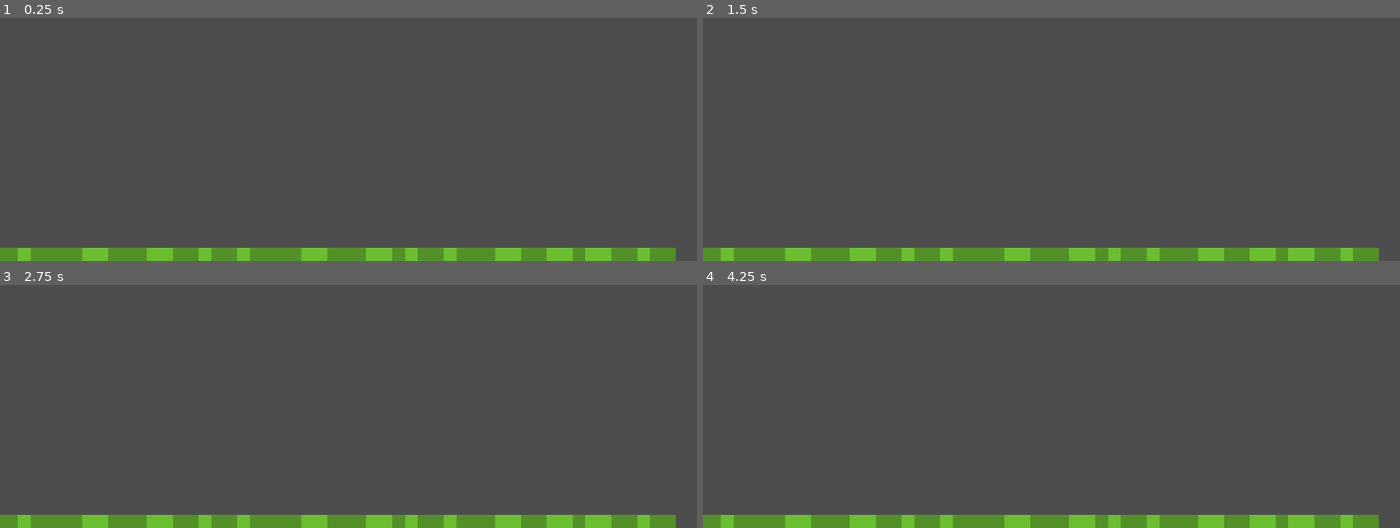
Above: before the commit, frames 1-4 (two rows, left to right).
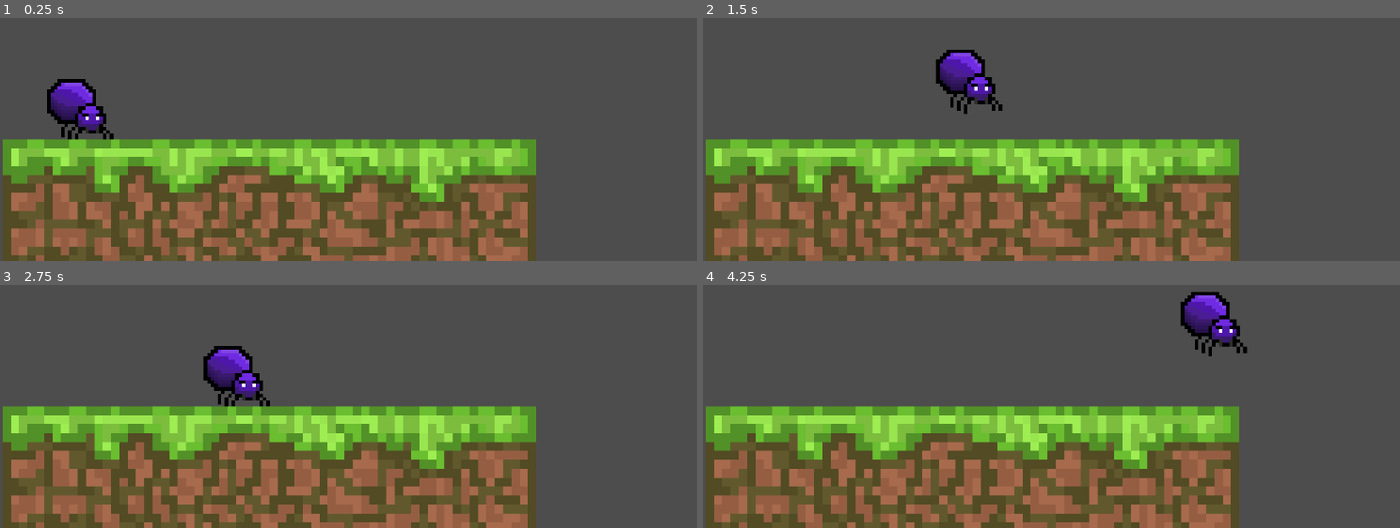
Above: after the commit, the same moments.

Repository: StudioXPEtudiant/25-26.FR.J.S3_Web
Game: Godot game, scene res://Scenes/Levels/main.tscn
The game is run twice, just before and just after one commit, with the same random seed, the same clock (stepped at 60 frames per second) and the same inputs.
Inputs:
- Up to frame 1 (0.25 s): no input
- Up to frame 2 (1.5 s): tap Enter (ui_accept) at 0.5, 0.6, 0.77, 1.07, 1.35 s; hold D (ui_right, bound only after the commit) from 0.53 s (still down)
- Up to frame 3 (2.75 s): tap Enter (ui_accept) at 1.52, 1.82, 2.1 s; release D (ui_right, bound only after the commit) at 2.03 s; hold Q (ui_left, bound only after the commit) from 2.03 s (still down)
- Up to frame 4 (4.25 s): release Q (ui_left, bound only after the commit) at 2.78 s; hold D (ui_right, bound only after the commit) from 2.78 s (still down); tap Enter (ui_accept) at 2.85, 3.02, 3.32, 3.6, 3.77, 4.07 s

The runs differ from the first frame. In frame 1, 41% of the frame differs, in the area x 0-98%, y 25-100%; in frame 2, 41%; in frame 3, 41%; in frame 4, 41%, in the area x 0-98%, y 2-100%.

Commit message:
j'ai changer quelque truc

Diff:
--- /dev/null
+++ b/spiders-mc-donald/Scenes/Assets Scenes/spider.gd
@@ -0,0 +1,19 @@
+extends CharacterBody2D
+
+const SPEED = 300
+const JUMP_VELOCITY = -400
+
+func _physics_process(delta: float) -> void:
+	if not is_on_floor():
+		velocity += get_gravity() * delta
+
+	if Input.is_action_just_pressed("ui_accept") and is_on_floor():
+		velocity.y = JUMP_VELOCITY
+
+	var direction := Input.get_axis("ui_left", "ui_right")
+	if direction:
+		velocity.x = direction * SPEED
+	else:
+		velocity.x = move_toward(velocity.x, 0, SPEED)
+
+	move_and_slide()
--- a/spiders-mc-donald/Scenes/Assets Scenes/spider.tscn
+++ b/spiders-mc-donald/Scenes/Assets Scenes/spider.tscn
@@ -1,11 +1,12 @@
 [gd_scene format=3 uid="uid://uhlaslslkik8"]
 
 [ext_resource type="Texture2D" uid="uid://c8e2qj03saee0" path="res://Assets/Animations/Spider Animations/MCanim3.png" id="1_ow1sb"]
+[ext_resource type="Script" uid="uid://bvwdxtxrigafw" path="res://Scenes/Assets Scenes/spider.gd" id="1_tmjfb"]
 [ext_resource type="Texture2D" uid="uid://m8q5ppixnvq3" path="res://Assets/Animations/Spider Animations/MCanim2.png" id="2_g5cfw"]
 [ext_resource type="Texture2D" uid="uid://unkd21um4gsu" path="res://Assets/Animations/Spider Animations/MCanim1.png" id="3_vwj6i"]
 
 [sub_resource type="RectangleShape2D" id="RectangleShape2D_28n33"]
-size = Vector2(21.747972, 20.866142)
+size = Vector2(21.747972, 19.88189)
 
 [sub_resource type="SpriteFrames" id="SpriteFrames_p1gx0"]
 animations = [{
@@ -22,13 +23,22 @@
 "loop": true,
 "name": &"new_animation",
 "speed": 4.0
+}, {
+"frames": [{
+"duration": 1.0,
+"texture": ExtResource("3_vwj6i")
+}],
+"loop": true,
+"name": &"new_animation_1",
+"speed": 5.0
 }]
 
 [node name="Spider" type="CharacterBody2D" unique_id=1714798362]
 position = Vector2(3, 1)
+script = ExtResource("1_tmjfb")
 
 [node name="SpiderHitbox" type="CollisionShape2D" parent="." unique_id=892917595]
-position = Vector2(-12.500002, -8.999998)
+position = Vector2(-12.500002, -11.500001)
 scale = Vector2(4.919999, 5.0800004)
 shape = SubResource("RectangleShape2D_28n33")
 
@@ -36,4 +46,5 @@
 position = Vector2(-1, -3)
 scale = Vector2(5.3437505, 5.25)
 sprite_frames = SubResource("SpriteFrames_p1gx0")
-animation = &"new_animation"
+animation = &"new_animation_1"
+autoplay = "new_animation_1"
--- a/spiders-mc-donald/Scenes/Levels/main.tscn
+++ b/spiders-mc-donald/Scenes/Levels/main.tscn
@@ -1,14 +1,29 @@
 [gd_scene format=3 uid="uid://bxaay6u72x1v3"]
 
-[ext_resource type="PackedScene" uid="uid://b2lfjtsihvmay" path="res://Scenes/Assets Scenes/ground.tscn" id="1_s0gyx"]
+[ext_resource type="Texture2D" uid="uid://blm5rr5wqgdm4" path="res://Assets/Ground1Web.png" id="2_u872a"]
 [ext_resource type="PackedScene" uid="uid://uhlaslslkik8" path="res://Scenes/Assets Scenes/spider.tscn" id="2_yjsus"]
+
+[sub_resource type="RectangleShape2D" id="RectangleShape2D_yjsus"]
+size = Vector2(63.98695, 30.169033)
 
 [node name="Level" type="Node2D" unique_id=2107494923]
 position = Vector2(-5, 4)
 
-[node name="Ground" parent="." unique_id=1693427671 instance=ExtResource("1_s0gyx")]
-position = Vector2(-1089, 955)
+[node name="Spider" parent="." unique_id=1714798362 instance=ExtResource("2_yjsus")]
+position = Vector2(137, 398)
 
-[node name="Spider" parent="." unique_id=1714798362 instance=ExtResource("2_yjsus")]
-position = Vector2(-529, 220.00002)
-scale = Vector2(1.5919981, 1.6841327)
+[node name="StaticBody2D" type="StaticBody2D" parent="." unique_id=972247766]
+position = Vector2(412, 464)
+scale = Vector2(12.783857, 13.72268)
+metadata/_edit_group_ = true
+
+[node name="Sprite2D" type="Sprite2D" parent="StaticBody2D" unique_id=762246064]
+position = Vector2(0.46934426, 13.481331)
+texture = ExtResource("2_u872a")
+metadata/_edit_group_ = true
+
+[node name="CollisionShape2D" type="CollisionShape2D" parent="StaticBody2D" unique_id=2109280519]
+position = Vector2(0.31289673, 14.720146)
+scale = Vector2(0.99999976, 0.9999998)
+shape = SubResource("RectangleShape2D_yjsus")
+metadata/_edit_group_ = true
--- /dev/null
+++ b/spiders-mc-donald/floor.tscn
@@ -0,0 +1,19 @@
+[gd_scene format=3 uid="uid://wfxc3oso2oes"]
+
+[ext_resource type="Texture2D" uid="uid://blm5rr5wqgdm4" path="res://Assets/Ground1Web.png" id="1_oj3tl"]
+
+[sub_resource type="RectangleShape2D" id="RectangleShape2D_cgngl"]
+size = Vector2(449, 200)
+
+[node name="floor" type="Node2D" unique_id=2056226988]
+
+[node name="StaticBody2D" type="StaticBody2D" parent="." unique_id=2023370980]
+
+[node name="Sprite2D" type="Sprite2D" parent="StaticBody2D" unique_id=226876232]
+position = Vector2(449.99997, 206)
+scale = Vector2(7, 6.59375)
+texture = ExtResource("1_oj3tl")
+
+[node name="CollisionShape2D" type="CollisionShape2D" parent="StaticBody2D" unique_id=862072486]
+position = Vector2(449.5, 213)
+shape = SubResource("RectangleShape2D_cgngl")
--- a/spiders-mc-donald/project.godot
+++ b/spiders-mc-donald/project.godot
@@ -16,31 +16,48 @@
 
 [input]
 
-left={
-"deadzone": 0.2,
-"events": [Object(InputEventKey,"resource_local_to_scene":fa …(119 unchanged characters)… ressed":false,"pressed":false,"keycode":0,"physical_keycode":65,"key_label":0,"unicode":97,"location":0,"echo":false,"script":null)
-, Object(InputEventKey,"resource_local_to_scene":false,"resource_name":"","device":-1,"window_id":0,"alt_pressed":false,"shift_pressed":false,"ctrl_pressed":false,"meta_pressed":false,"pressed":false,"keycode":0,"physical_keycode":4194319,"key_label":0,"unicode":0,"location":0,"echo":false,"script":null)
+ui_left={
+"deadzone": 0.5,
+"events": [Object(InputEventKey,"resource_local_to_scene":fa …(119 unchanged characters)… ressed":false,"pressed":false,"keycode":81,"physical_keycode":0,"key_label":0,"unicode":113,"location":0,"echo":false,"script":null)
+, Object(InputEventJoypadButton,"resource_local_to_scene":false,"resource_name":"","device":-1,"button_index":13,"pressure":0.0,"pressed":false,"script":null)
+, Object(InputEventJoypadMotion,"resource_local_to_scene":false,"resource_name":"","device":-1,"axis":0,"axis_value":-1.0,"script":null)
+, Object(InputEventKey,"resource_local_to_scene":false,"resource_name":"","device":-1,"window_id":0,"alt_pressed":false,"shift_pressed":false,"ctrl_pressed":false,"meta_pressed":false,"pressed":false,"keycode":0,"physical_keycode":65,"key_label":0,"unicode":113,"location":0,"echo":false,"script":null)
 ]
 }
-right={
+ui_right={
+"deadzone": 0.5,
+"events": [Object(InputEventKey,"resource_local_to_scene":false,"resource_name":"","device":-1,"window_id":0,"alt_pressed":false,"shift_pressed":false,"ctrl_pressed":false,"meta_pressed":false,"pressed":false,"keycode":68,"physical_keycode":0,"key_label":0,"unicode":100,"location":0,"echo":false,"script":null)
+, Object(InputEventJoypadButton,"resource_local_to_scene":false,"resource_name":"","device":-1,"button_index":14,"pressure":0.0,"pressed":false,"script":null)
+, Object(InputEventJoypadMotion,"resource_local_to_scene":false,"resource_name":"","device":-1,"axis":0,"axis_value":1.0,"script":null)
+]
+}
+ui_up={
+"deadzone": 0.5,
+"events": [Object(InputEventKey,"resource_local_to_scene":false,"resource_name":"","device":-1,"window_id":0,"alt_pressed":false,"shift_pressed":false,"ctrl_pressed":false,"meta_pressed":false,"pressed":false,"keycode":90,"physical_keycode":0,"key_label":0,"unicode":122,"location":0,"echo":false,"script":null)
+, Object(InputEventJoypadButton,"resource_local_to_scene":false,"resource_name":"","device":-1,"button_index":11,"pressure":0.0,"pressed":false,"script":null)
+, Object(InputEventJoypadMotion,"resource_local_to_scene":false,"resource_name":"","device":-1,"axis":1,"axis_value":-1.0,"script":null)
+]
+}
+ui_down={
+"deadzone": 0.5,
+"events": [Object(InputEventKey,"resource_local_to_scene":false,"resource_name":"","device":-1,"window_id":0,"alt_pressed":false,"shift_pressed":false,"ctrl_pressed":false,"meta_pressed":false,"pressed":false,"keycode":83,"physical_keycode":0,"key_label":0,"unicode":115,"location":0,"echo":false,"script":null)
+, Object(InputEventJoypadButton,"resource_local_to_scene":false,"resource_name":"","device":-1,"button_index":12,"pressure":0.0,"pressed":false,"script":null)
+, Object(InputEventJoypadMotion,"resource_local_to_scene":false,"resource_name":"","device":-1,"axis":1,"axis_value":1.0,"script":null)
+]
+}
+"player right"={
 "deadzone": 0.2,
 "events": [Object(InputEventKey,"resource_local_to_scene":false,"resource_name":"","device":-1,"window_id":0,"alt_press …(192 unchanged characters)…
-, Object(InputEventKey,"resource_local_to_scene":false,"resource_name":"","device":-1,"window_id":0,"alt_pressed":false,"shift_pressed":false,"ctrl_pressed":false,"meta_pressed":false,"pressed":false,"keycode":0,"physical_keycode":4194321,"key_label":0,"unicode":0,"location":0,"echo":false,"script":null)
 ]
 }
-jump={
+"player left"={
+"deadzone": 0.2,
+"events": [Object(InputEventKey,"resource_local_to_scene":false,"resource_name":"","device":-1,"window_id":0,"alt_pressed":false,"shift_pressed":false,"ctrl_pressed":false,"meta_pressed":false,"pressed":false,"keycode":0,"physical_keycode":65,"key_label":0,"unicode":113,"location":0,"echo":false,"script":null)
+]
+}
+"player jump"={
 "deadzone": 0.2,
 "events": [Object(InputEventKey,"resource_local_to_scene":false,"resource_name":"","device":-1,"window_id":0,"alt_press …(191 unchanged characters)…
-]
-}
-sprint={
-"deadzone": 0.2,
-"events": [Object(InputEventKey,"resource_local_to_scene":false,"resource_name":"","device":-1,"window_id":0,"alt_pressed":false,"shift_pressed":false,"ctrl_pressed":false,"meta_pressed":false,"pressed":false,"keycode":0,"physical_keycode":4194325,"key_label":0,"unicode":0,"location":0,"echo":false,"script":null)
-]
-}
-web={
-"deadzone": 0.2,
-"events": [Object(InputEventMouseButton,"resource_local_to_scene":false,"resource_name":"","device":-1,"window_id":0,"alt_pressed":false,"shift_pressed":false,"ctrl_pressed":false,"meta_pressed":false,"button_mask":0,"position":Vector2(0, 0),"global_position":Vector2(0, 0),"factor":1.0,"button_index":1,"canceled":false,"pressed":false,"double_click":false,"script":null)
 ]
 }
 
Not shown, added: spiders-mc-donald/Scenes/Assets Scenes/spider.gd.uid
